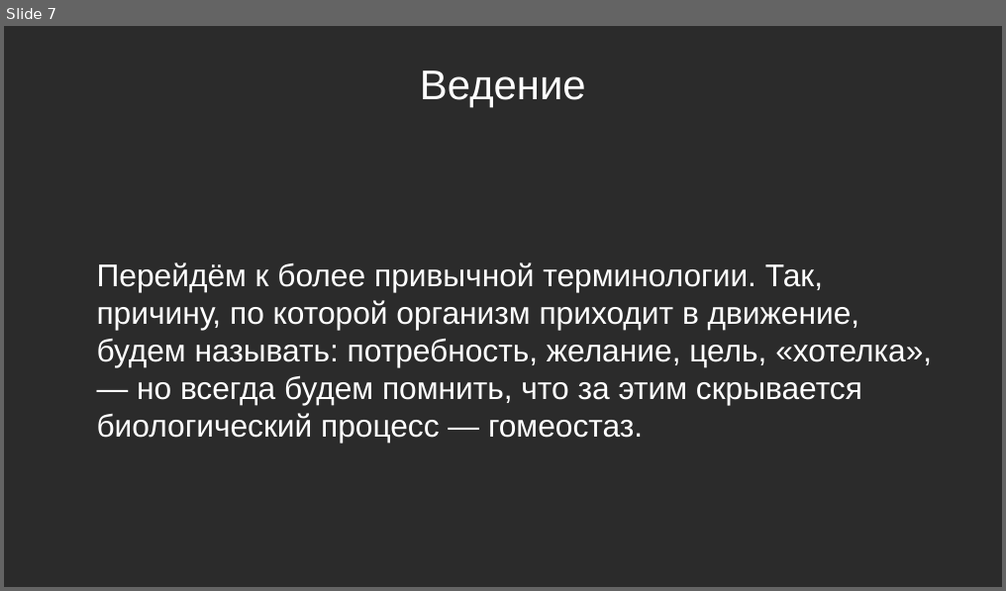
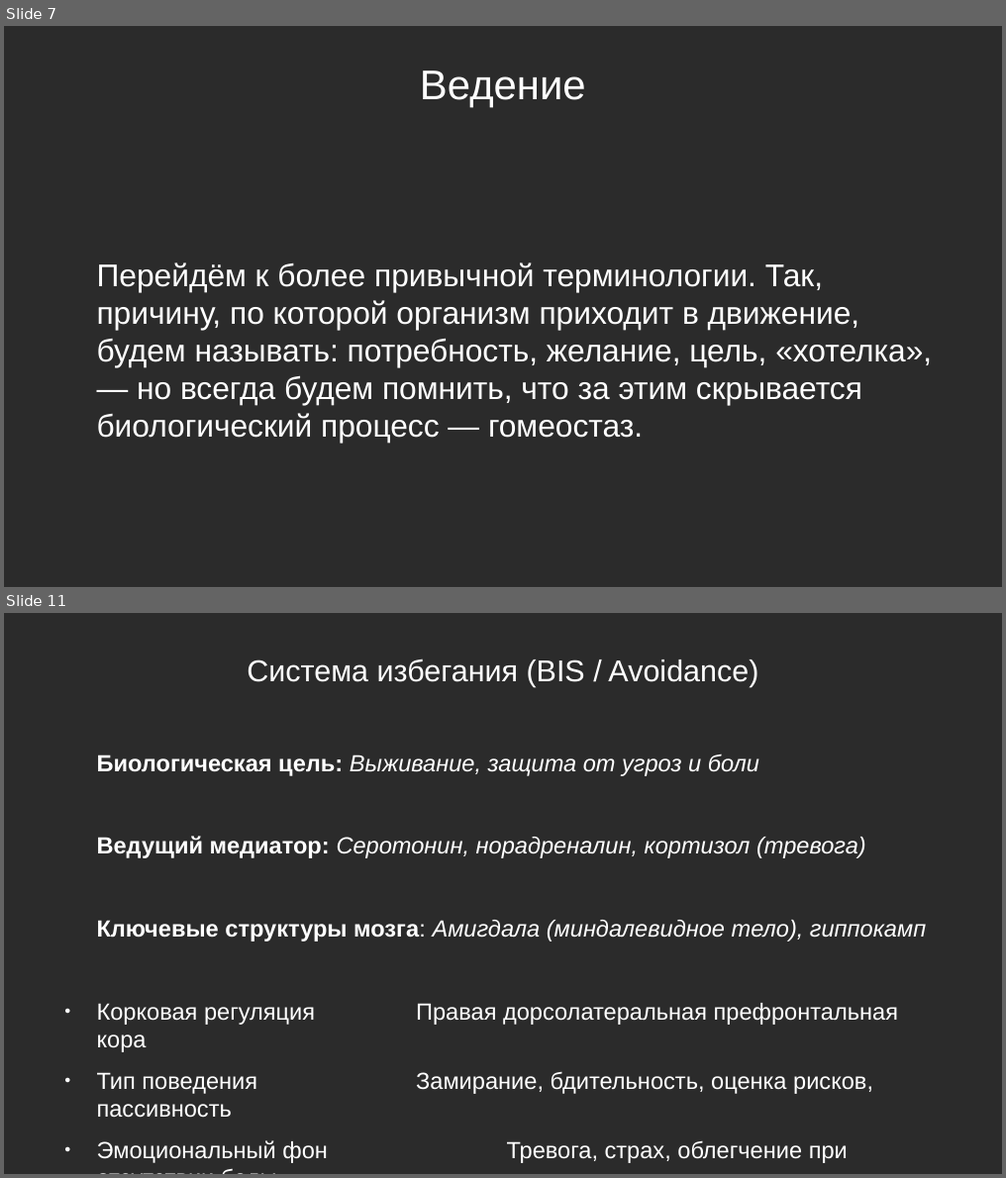
Before and after one commit to Chularev/articles, a slide deck: Psychology/Гомеостаз и мотивация (практика).odp. Shown one above the other, each under a label of ours: slide 7 before the commit, slides 7 and 11 after it; the slides between them are not shown. The pictures are 1006x591 and 1006x1178 pixels, drawn with LibreOffice and Linux fonts; fonts in the diff are those of the drawing; background and template pictures are left out; a plain dark background stands for a picture behind light text. Boxes give left, top, right and bottom in pixels: in the first picture for what was removed or moved away, otherwise in the second. Text is boxed around its words. In the diff, an @@ line names an element or a change of style, - is before the commit and + after.

Commit message:
tmp

```diff
--- a/Psychology/Гомеостаз и мотивация (практика).odp
+++ b/Psychology/Гомеостаз и мотивация (практика).odp
@@ slide 11 added at (x1=4, y1=613, x2=1002, y2=1174), background picture (left out) @@
@@ title added at (x1=247, y1=659, x2=758, y2=687), 24 pt, text #FFFFFF @@
+Система избегания (BIS / Avoidance)
@@ text added at (x1=97, y1=755, x2=926, y2=1163), 18.6 pt, text #FFFFFF @@
+Биологическая цель: Выживание, защита от угроз и боли
+Ведущий медиатор: Серотонин, норадреналин, кортизол (тревога)
+Ключевые структуры мозга: Амигдала (миндалевидное тело), гиппокамп
+● Корковая регуляция Правая дорсолатеральная префронтальная кора
+● Тип поведения Замирание, бдительность, оценка рисков, пассивность
+● Эмоциональный фон Тревога, страх, облегчение при отсутствии беды
```
Also in this commit, not shown: 3 other slides added.
